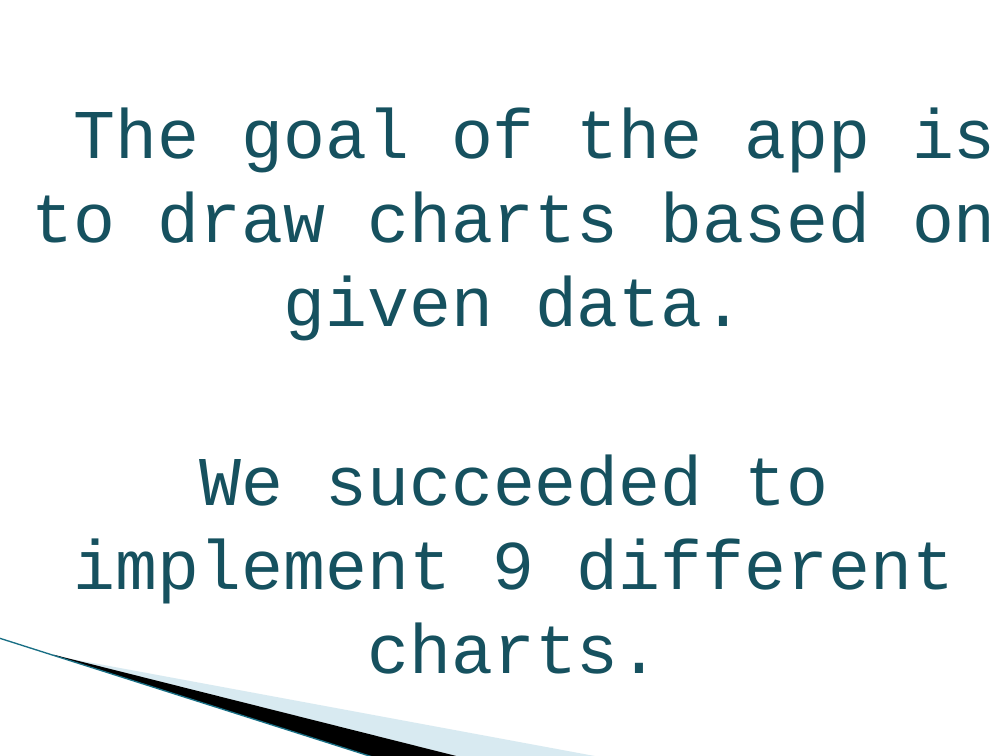
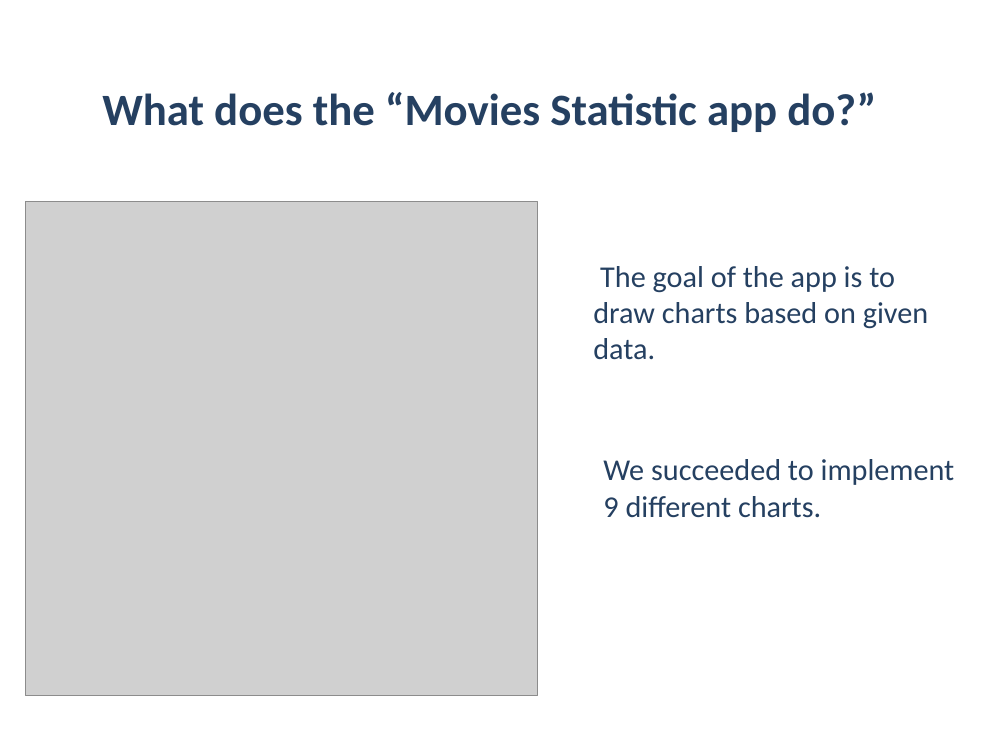
Before and after one commit to Acrelion/JS-Teamwork-Mandarine, a slide deck: slide 3 of Project Documentation/Presentation Mandarine.pptx. Drawn at 1008x756 pixels with LibreOffice and Linux fonts; fonts in the diff are those of the drawing; grey boxes stand for pictures; background and template pictures are left out. Boxes give left, top, right and bottom in pixels: in the first picture for what was removed or moved away, otherwise in the second. Text is boxed around its words. In the diff, an @@ line names an element or a change of style, - is before the commit and + after.

```diff
--- a/Project Documentation/Presentation Mandarine.pptx
+++ b/Project Documentation/Presentation Mandarine.pptx
@@ text added at (102,92,876,132), 32 pt, text #254061, bold @@
+What does the “Movies Statistic app do?”
@@ picture added at (25,202,537,696) @@
@@ subtitle "The goal of the app ...": place and size @@
-subtitle "The goal of the app ..." at (32,108,996,604)
+subtitle "The goal of the app ..." at (593,266,928,360)
@@ subtitle "The goal of the app ..." at (593,266,928,360): size 50 to 21.6 pt, font Courier New to Calibri, text colour #175160 to #254061; alignment centre to left @@
@@ subtitle at (74,455,954,604): paragraph removed @@
-We succeeded to implement 9 different charts.
@@ text added at (603,459,955,518), 21.6 pt, text #254061 @@
+We succeeded to implement 9 different charts.
@@ line removed from (0, 638) to (374, 756) @@
@@ freeform shape removed at (53,654,461,756) @@
@@ freeform shape removed at (55,655,600,756) @@
```
Also in this commit, not shown: 2 other slides changed, 6 slides added, 6 slides removed.
